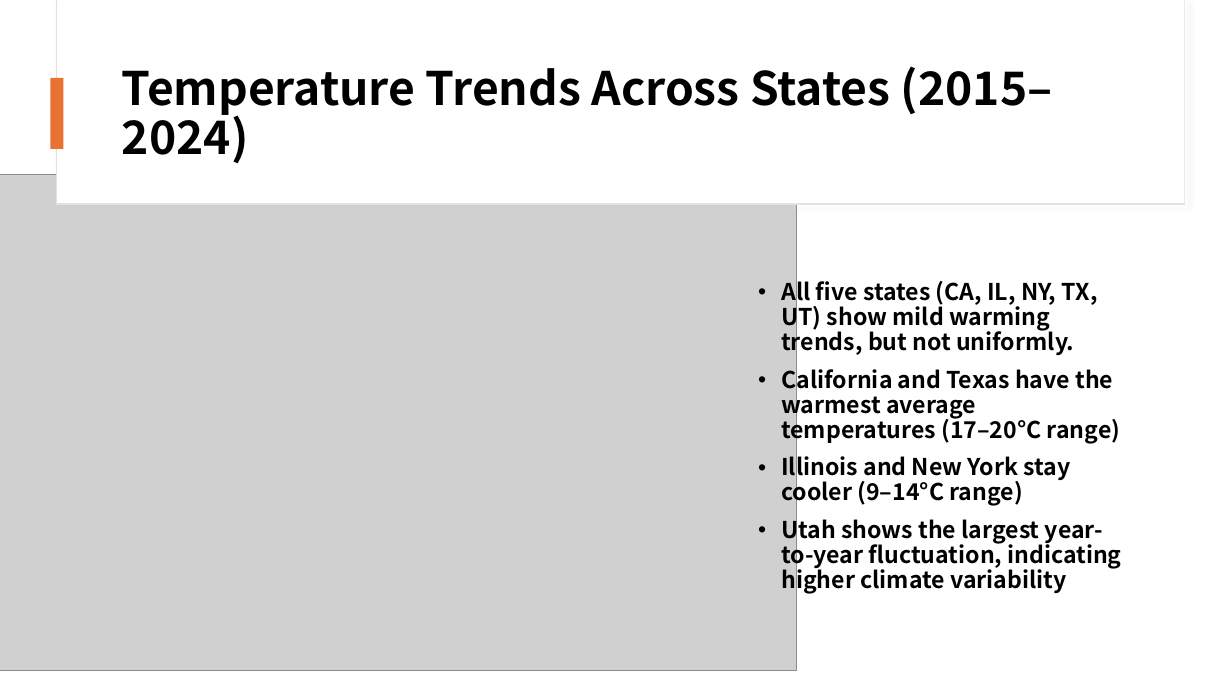
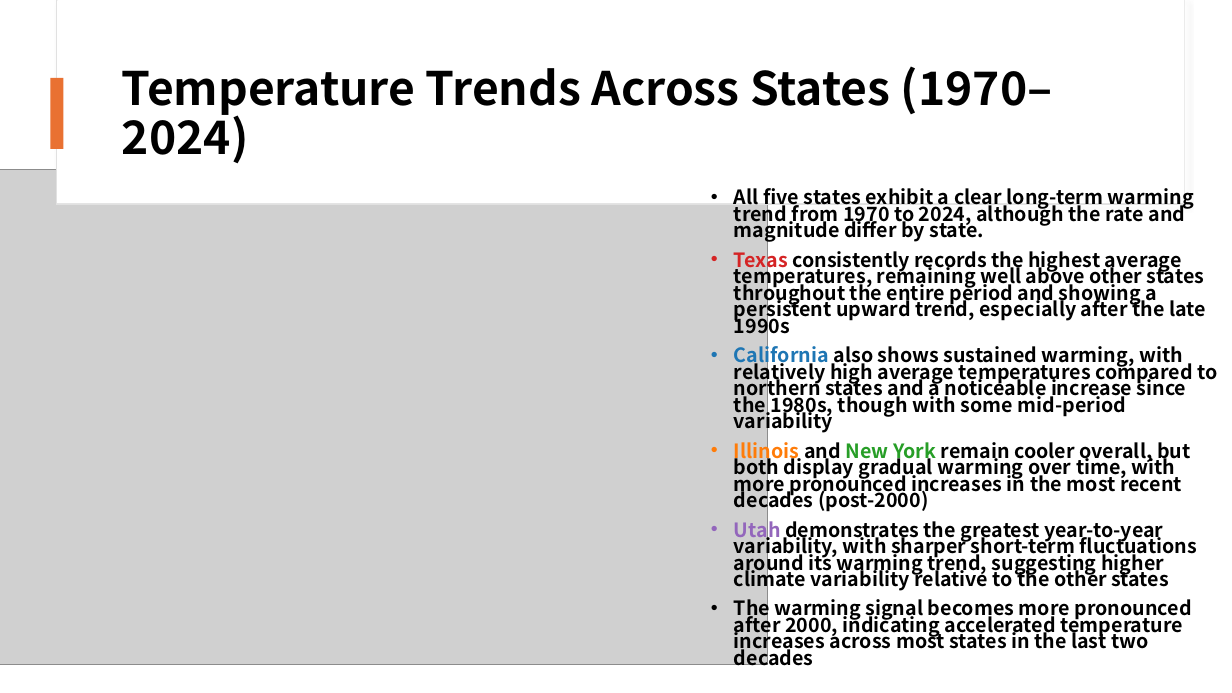
Before and after one commit to yilongxu-usc/dsci510_fall2025_final_project, a slide deck: slide 4 of doc/yilong_xu_presentation.pptx. Drawn at 1232x693 pixels with LibreOffice and Linux fonts; fonts in the diff are those of the drawing; grey boxes stand for pictures. Boxes give left, top, right and bottom in pixels: in the first picture for what was removed or moved away, otherwise in the second. Text is boxed around its words. In the diff, an @@ line names an element or a change of style, - is before the commit and + after.

```diff
--- a/doc/yilong_xu_presentation.pptx
+++ b/doc/yilong_xu_presentation.pptx
@@ title at box(122, 66, 1053, 164): text changed @@
-Temperature Trends Across States (2015–2024)
+Temperature Trends Across States (1970–2024)
@@ picture: place and size @@
-picture at box(0, 175, 797, 670)
+picture at box(0, 169, 768, 665)
@@ text at box(734, 188, 1217, 671): text changed; size 18 to 15.3 pt @@
-• All five states (CA, IL, NY, TX, UT) show mild warming trends, but not uniformly.
-• California and Texas have the warmest average temperatures (17–20°C range)
-• Illinois and New York stay cooler (9–14°C range)
-• Utah shows the largest year-to-year fluctuation, indicating higher climate variability
+• All five states exhibit a clear long-term warming trend from 1970 to 2024, although the rate and magnitude differ by state.
+• Texas consistently records the highest average temperatures, remaining well above other states throughout the entire period and showing a persistent upward trend, especially after the late 1990s
+• California also shows sustained warming, with relatively high average temperatures compared to northern states and a noticeable increase since the 1980s, though with some mid-period variability
+• Illinois and New York remain cooler overall, but both display gradual warming over time, with more pronounced increases in the most recent decades (post-2000)
+• Utah demonstrates the greatest year-to-year variability, with sharper short-term fluctuations around its warming trend, suggesting higher climate variability relative to the other states
+• The warming signal becomes more pronounced after 2000, indicating accelerated temperature increases across most states in the last two decades
```
Also in this commit, not shown: 9 other slides changed, 2 other files.
